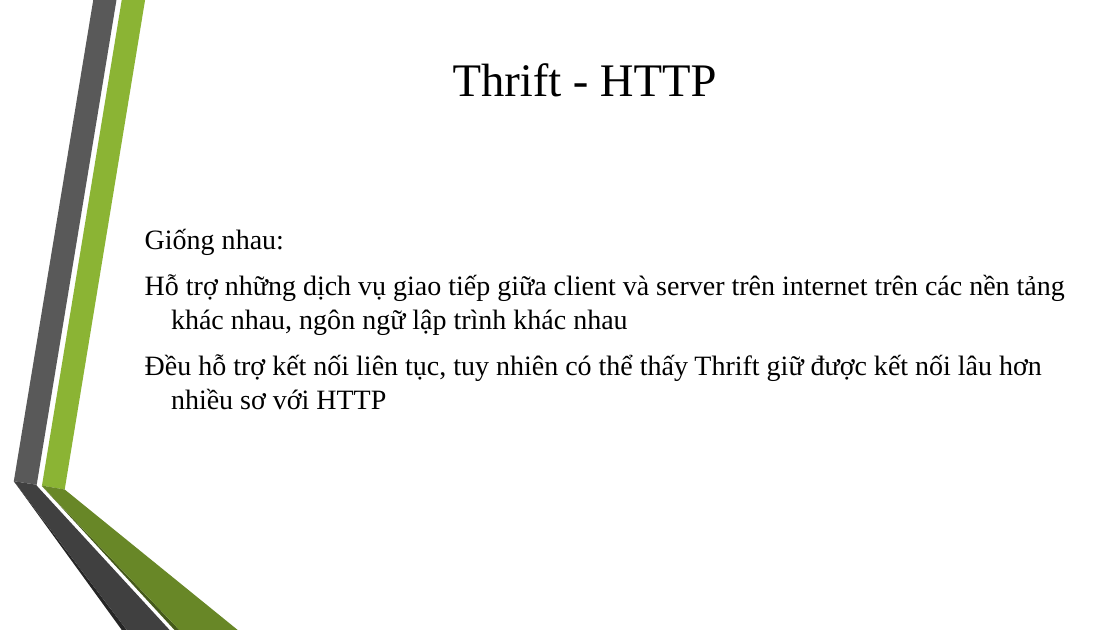
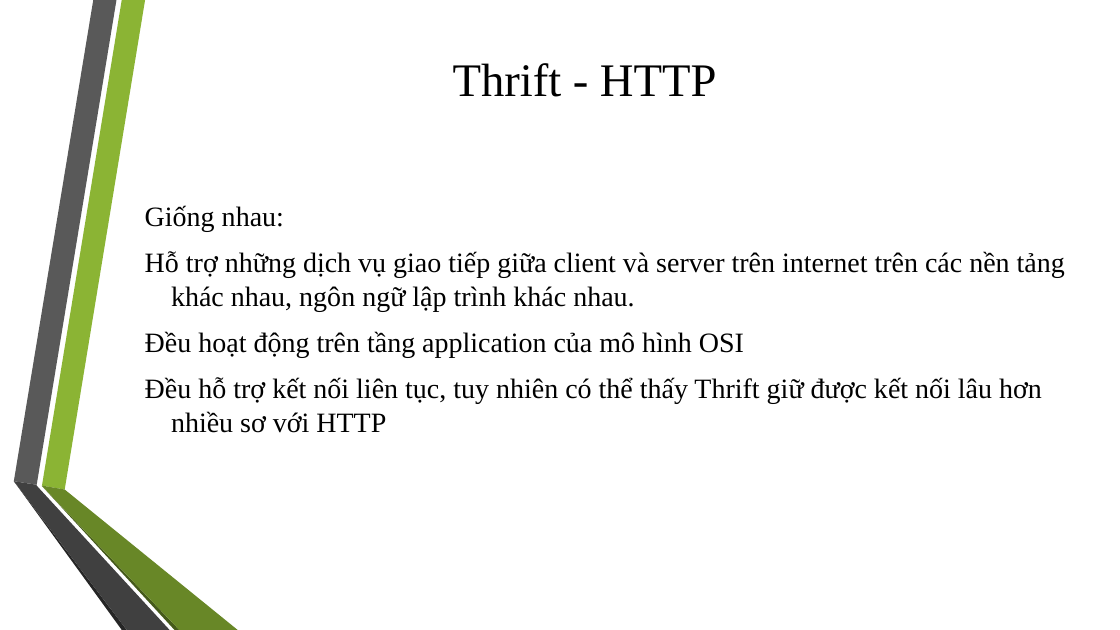
Before and after one commit to tam1793/Apache-Thrift, a slide deck: slide 9 of ReviewThrift.pptx. Drawn at 1120x630 pixels with LibreOffice and Linux fonts; fonts in the diff are those of the drawing; background and template pictures are left out. Boxes give left, top, right and bottom in pixels: in the first picture for what was removed or moved away, otherwise in the second. Text is boxed around its words. In the diff, an @@ line names an element or a change of style, - is before the commit and + after.

Commit message:
review

```diff
--- a/ReviewThrift.pptx
+++ b/ReviewThrift.pptx
@@ text at [145, 251, 1065, 357]: text changed @@
-Hỗ trợ những dịch vụ giao tiếp giữa client và server trên internet trên các nền tảng khác nhau, ngôn ngữ lập trình khác nhau
+Hỗ trợ những dịch vụ giao tiếp giữa client và server trên internet trên các nền tảng khác nhau, ngôn ngữ lập trình khác nhau.
+Đều hoạt động trên tầng application của mô hình OSI
```
